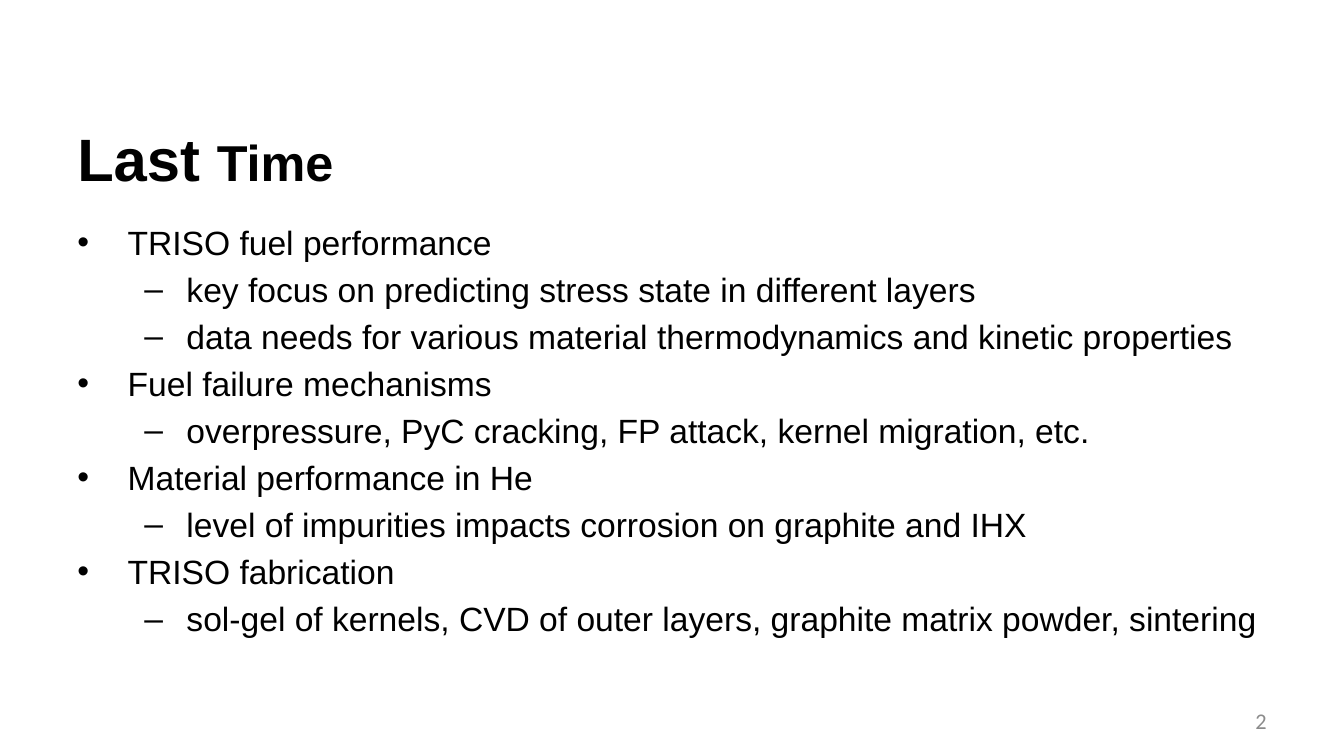
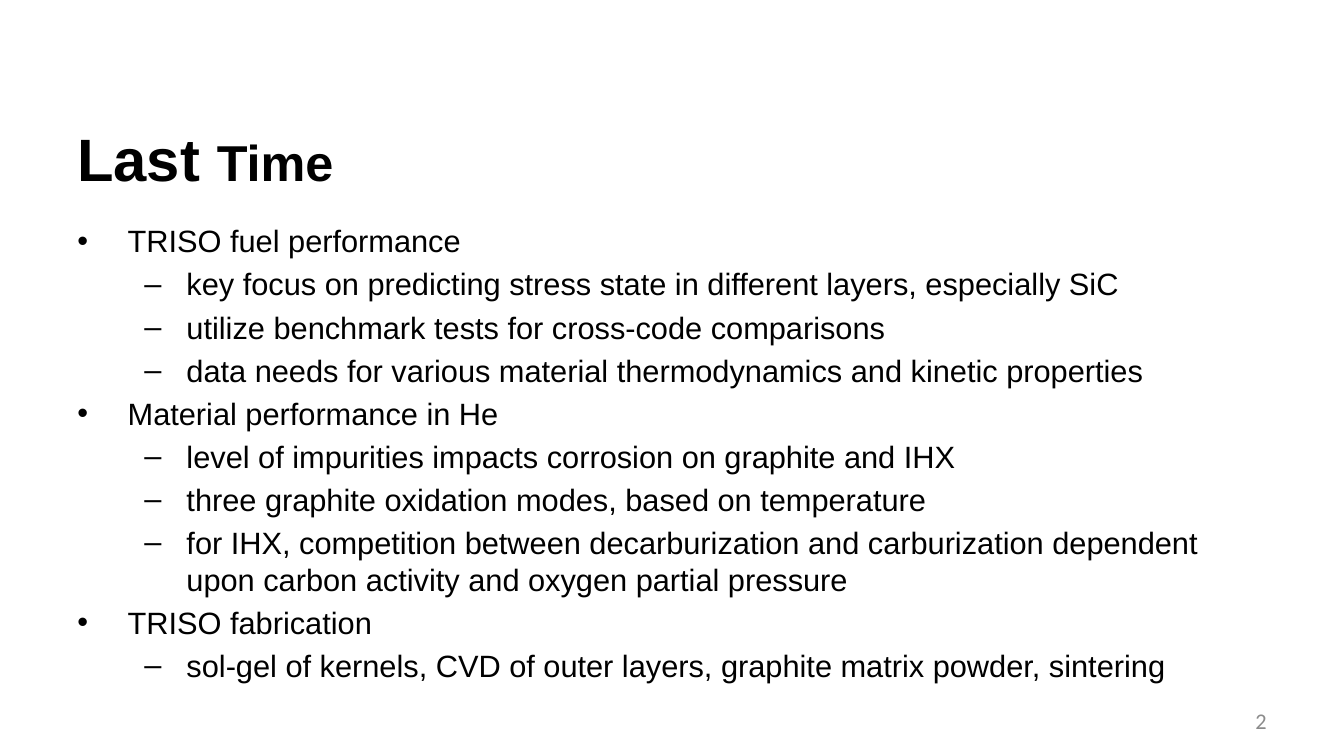
Before and after one commit to benbeeler/TEACHING, a slide deck: slide 2 of Advanced Reactor Materials/Fall2026/Lec7_TRISO.pptx. Drawn at 1344x756 pixels with LibreOffice and Linux fonts; fonts in the diff are those of the drawing; background and template pictures are left out. Boxes give left, top, right and bottom in pixels: in the first picture for what was removed or moved away, otherwise in the second. Text is boxed around its words. In the diff, an @@ line names an element or a change of style, - is before the commit and + after.

```diff
--- a/Advanced Reactor Materials/Fall2026/Lec7_TRISO.pptx
+++ b/Advanced Reactor Materials/Fall2026/Lec7_TRISO.pptx
@@ text at <box>128,229,1165,683</box>: size 24 to 22 pt in "TRISO fuel performance", "data needs for various material thermodynamics and ...", "Material performance in He", "level of impurities impacts corrosion on graphite ..." and 2 more places @@
@@ text at <box>186,272,1119,344</box>: text changed; size 24 to 22 pt @@
-  – key focus on predicting stress state in different layers
+  – key focus on predicting stress state in different layers, especially SiC
+  – utilize benchmark tests for cross-code comparisons
@@ text at <box>128,371,1089,450</box>: paragraphs removed @@
-• Fuel failure mechanisms
-  – overpressure, PyC cracking, FP attack, kernel migration, etc.
@@ text at <box>186,488,1197,597</box>: paragraphs added @@
+  – three graphite oxidation modes, based on temperature
+  – for IHX, competition between decarburization and carburization dependent upon carbon activity and oxygen partial pressure
```
Also in this commit, not shown: 13 slides added, 4 other files.
